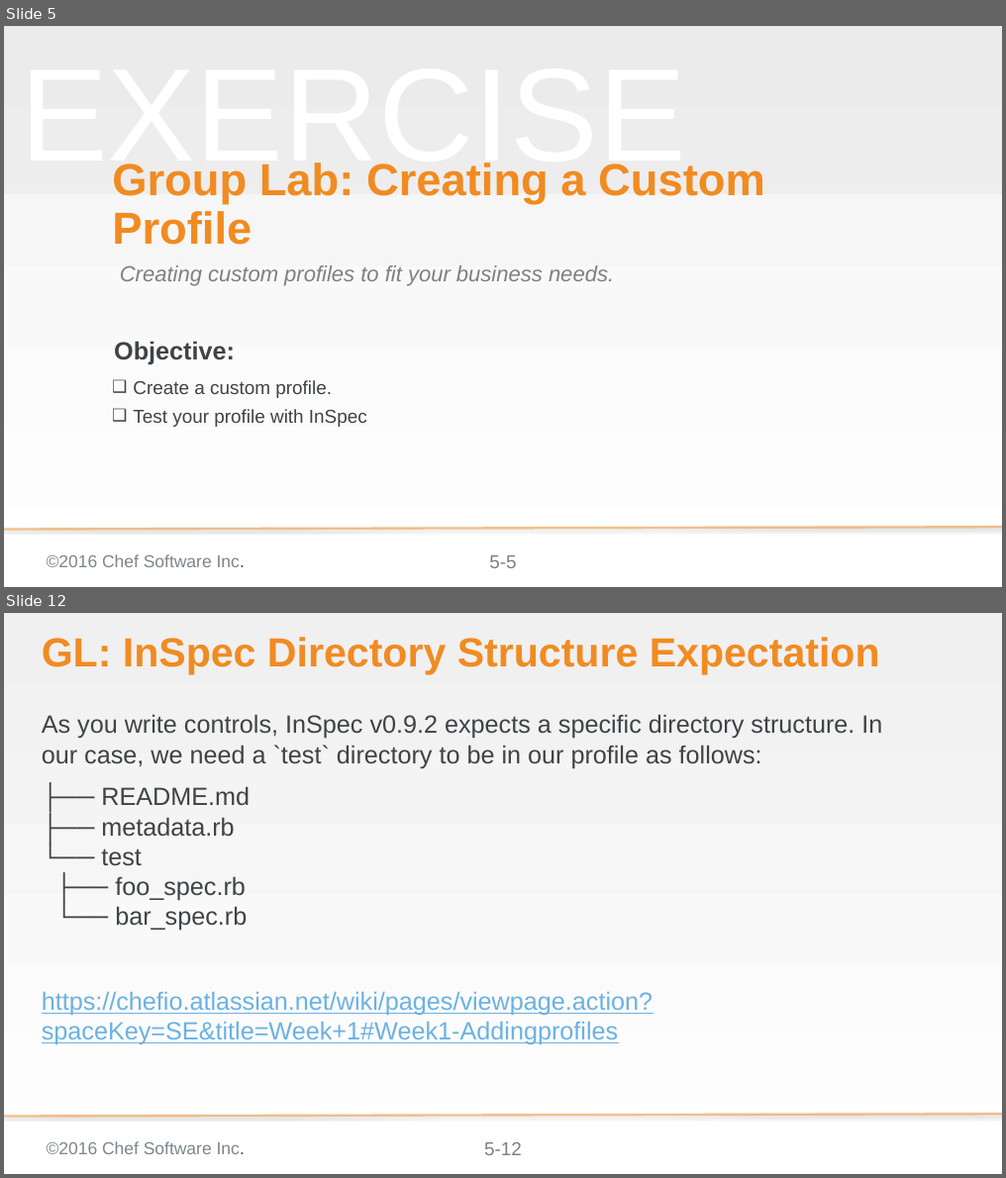
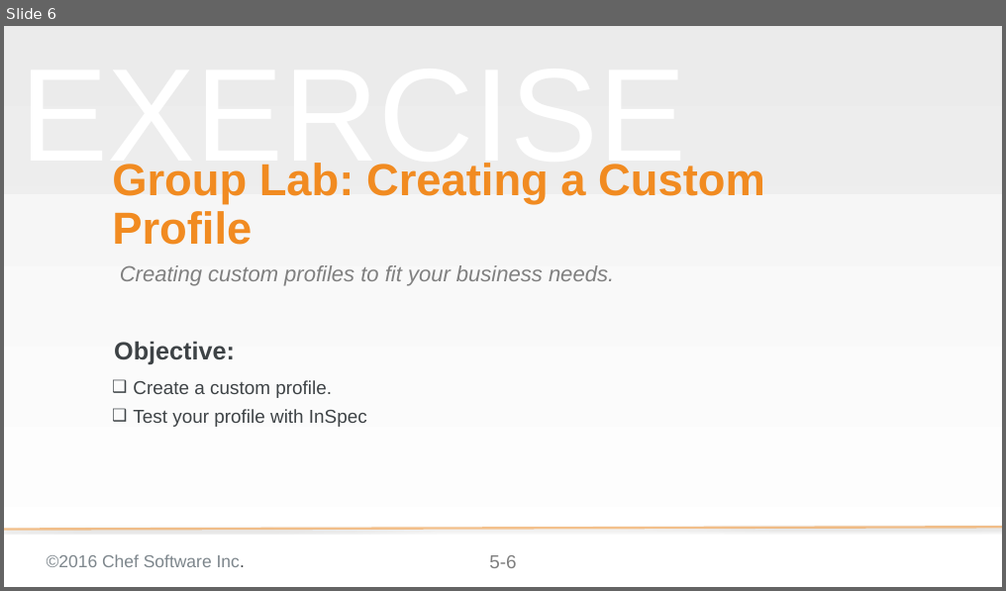
Before and after one commit to bchamby/chef-compliance-installation-configuration-operation, a slide deck: 05-creating-custom-profiles.pptx. Shown one above the other, each under a label of ours: slides 5 and 12 before the commit, slide 6 after it; the slides between them are not shown. The pictures are 1006x1178 and 1006x591 pixels, drawn with LibreOffice and Linux fonts; fonts in the diff are those of the drawing; background and template pictures are left out. Boxes give left, top, right and bottom in pixels: in the first picture for what was removed or moved away, otherwise in the second. Text is boxed around its words. In the diff, an @@ line names an element or a change of style, - is before the commit and + after.

Commit message:
Rewrote 05-creating-custom-profiles to suppoet inspec 0.14.2. Still need to add the new profile upload procedure

```diff
--- a/05-creating-custom-profiles.pptx
+++ b/05-creating-custom-profiles.pptx
@@ slide 12 removed at box(4, 613, 1002, 1174), background gradient #F0F0F0 to #FFFFFF; not listed: 3 template elements that a slide beside it also shows @@
@@ title removed at box(42, 637, 880, 674) @@
-GL: InSpec Directory Structure Expectation
@@ text removed at box(42, 714, 882, 1045) @@
-As you write controls, InSpec v0.9.2 expects a specific directory structure. In our case, we need a `test` directory to be in our profile as follows:
-├── README.md
-├── metadata.rb
-└── test
-├── foo_spec.rb
-└── bar_spec.rb
-https://chefio.atlassian.net/wiki/pages/viewpage.action?spaceKey=SE&title=Week+1#Week1-Addingprofiles
@@ what was slide 5 is now slide 6 @@
```
Also in this commit, not shown: 4 slides changed, 16 slides added, 20 other slides removed.
